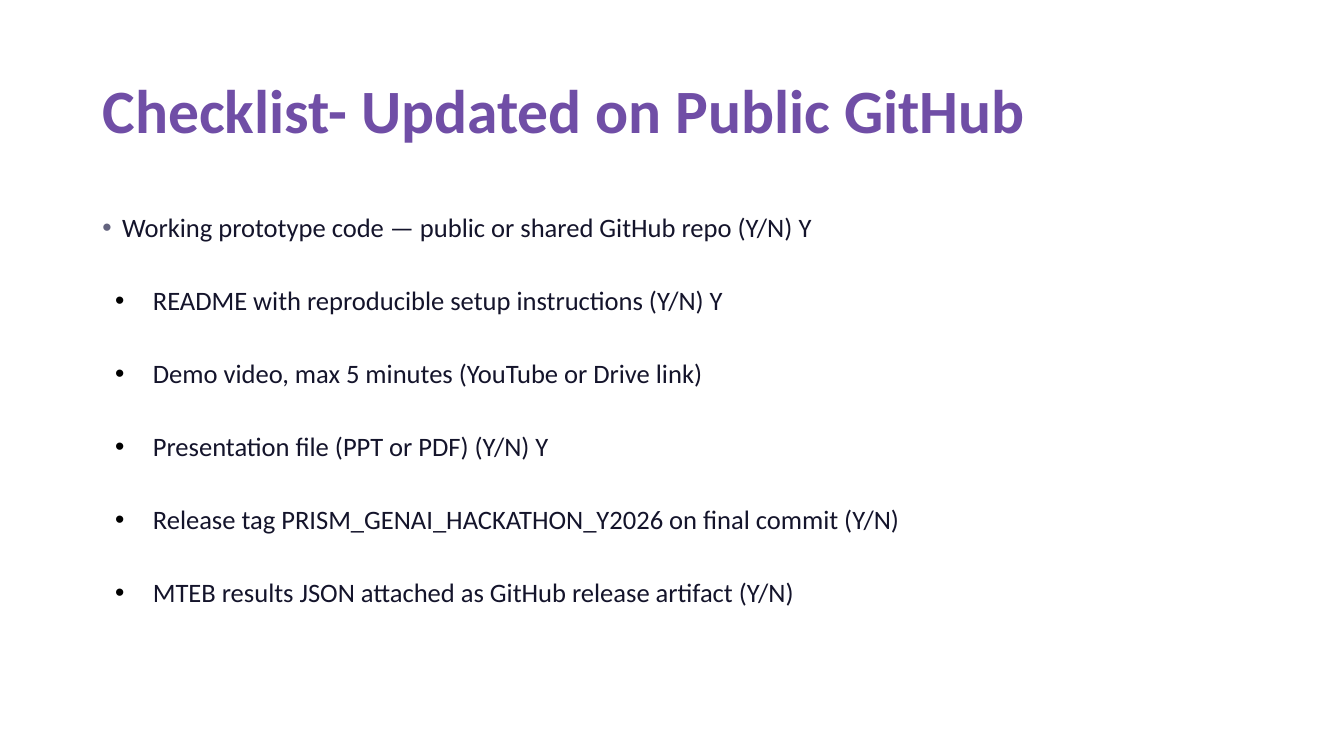
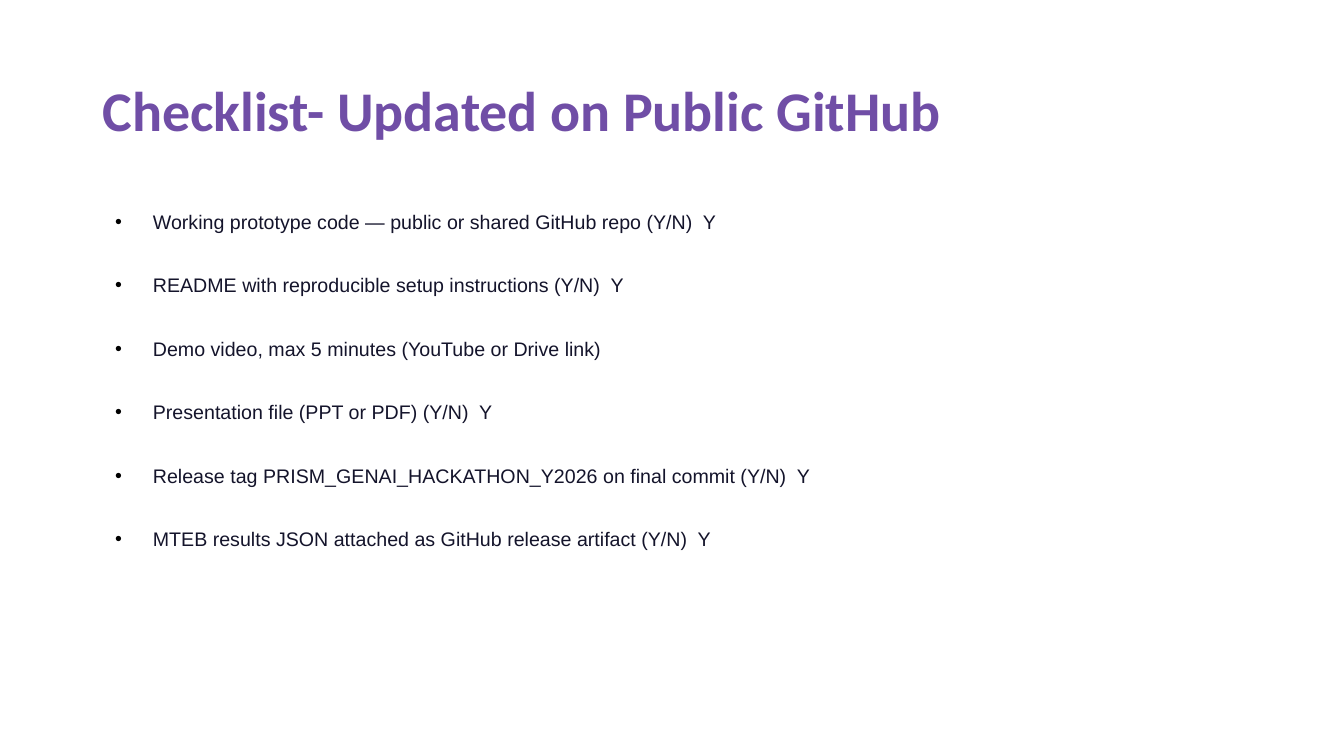
Before and after one commit to soumya12-droid/Agentic_Code_Intelligence, a slide deck: slide 11 of VIT_Vellore_Shard_Submission.pptx. Drawn at 1344x756 pixels with LibreOffice and Linux fonts; fonts in the diff are those of the drawing. Boxes give left, top, right and bottom in pixels: in the first picture for what was removed or moved away, otherwise in the second. Text is boxed around its words. In the diff, an @@ line names an element or a change of style, - is before the commit and + after.

Commit message:
Update submission deck: accurate pipeline description and results
Replace the presentation with the final version. The deck now describes the
shipped pipeline (dense bge-small-en-v1.5 plus BM25 with weighted reciprocal
rank fusion, no reranker), reports both rejected rerankers, and covers the
structural queries, incremental versioning and lineage results with the
measured numbers.

```diff
--- a/VIT_Vellore_Shard_Submission.pptx
+++ b/VIT_Vellore_Shard_Submission.pptx
@@ title "Checklist- Updated on Public GitHub" at [102,91,940,140]: size 44 to 40 pt @@
@@ text at [153,214,716,423]: size 19 to 14 pt, font Calibri to Arial in "Working prototype code — public or shared ...", "README with reproducible setup instructions (Y/N) Y", "Demo video, max 5 minutes (YouTube or ...", "Presentation file (PPT or PDF) (Y/N) Y"; indent changed; bullet colour #63637E to #000000 @@
@@ text at [153,468,810,550]: text changed; size 19 to 14 pt; font Calibri to Arial @@
-• Release tag PRISM_GENAI_HACKATHON_Y2026 on final commit (Y/N)
-• MTEB results JSON attached as GitHub release artifact (Y/N)
+• Release tag PRISM_GENAI_HACKATHON_Y2026 on final commit (Y/N) Y
+• MTEB results JSON attached as GitHub release artifact (Y/N) Y
```
Also in this commit, not shown: 9 other slides changed.
